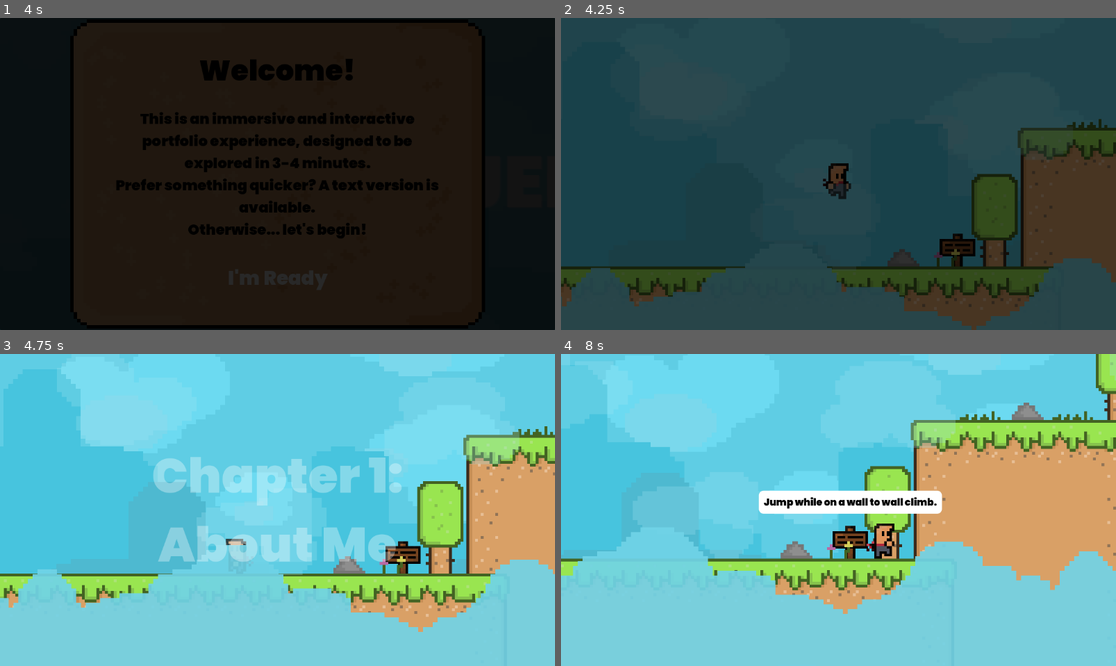
Above: before the commit, frames 1-4 (two rows, left to right).
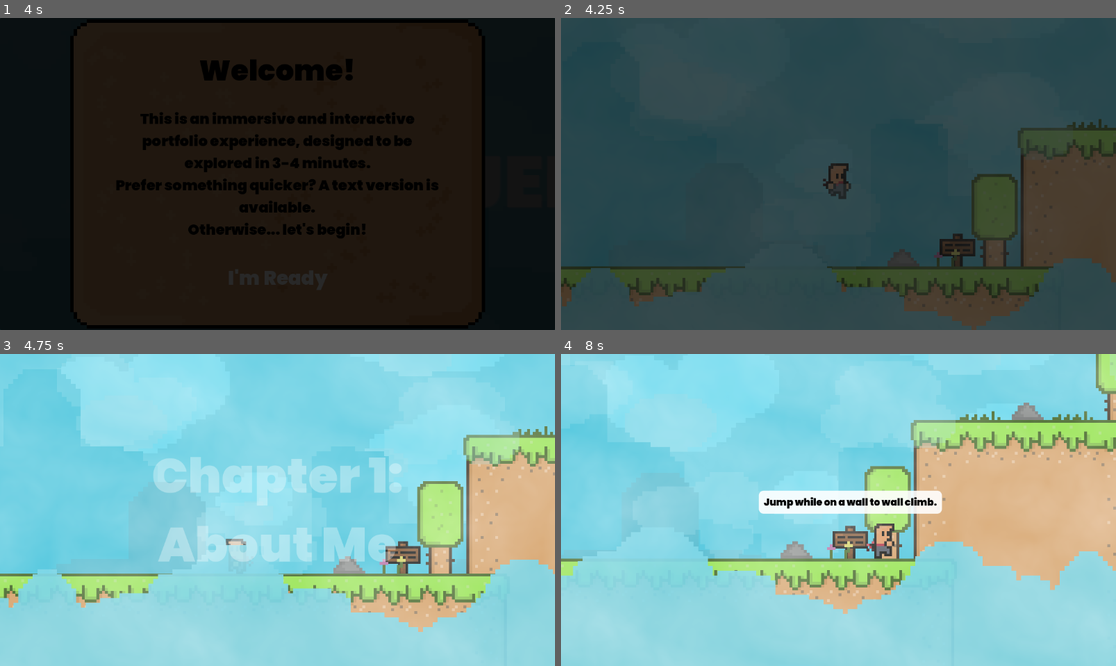
Above: after the commit, the same moments.

Repository: LimWeiJen/portfolio-2
Game: Godot game, scene res://main menu/main menu.tscn
Same seed, same stepped clock (60 frames per second), same inputs: the game is played once before the commit and once after it.
Inputs (mouse positions are in pixels of both pictures, inside the frame that each line leads up to):
- Up to frame 1 (4 s): move the mouse to (399, 158) at 0.52 s; hold D (right) 0.53-2 s; tap E (interact) at 0.6, 1.55 s; tap W (up) at 0.77, 1.52 s; move the mouse to (166, 189) at 1.27 s; tap Shift (dash) at 1.35 s; click "BEGIN" at 2 s; click "BEGIN" at 2.75 s; click "I'm Ready" at 3.5 s
- Up to frame 2 (4.25 s): no input
- Up to frame 3 (4.75 s): move the mouse to (333, 441) at 4.27 s; hold A (left) from 4.28 s (still down); tap E (interact) at 4.35 s
- Up to frame 4 (8 s): move the mouse to (810, 572) at 5.02 s; release A (left) at 5.03 s; hold D (right) 5.03-6.53 s; tap E (interact) at 5.1, 6.05, 6.6, 7.35 s; tap W (up) at 5.27, 6.02, 6.77 s; move the mouse to (1005, 556) at 5.77 s; tap Shift (dash) at 5.85 s; move the mouse to (672, 463) at 6.52 s; hold A (left) 6.53-7.28 s; move the mouse to (866, 510) at 7.27 s; hold D (right) from 7.28 s (still down)

Frame 1 is identical in both runs. In frame 2, 0.2% of the frame differs, in the area x 68-84%, y 57-76%; in frame 3, 79%; in frame 4, 81%, in the area x 0-100%, y 0-100%.

Commit message:
style: Add fog layer

Diff:
--- a/NPC/npc.tscn
+++ b/NPC/npc.tscn
@@ -12,25 +12,25 @@
 content_margin_top = 10.0
 content_margin_right = 10.0
 content_margin_bottom = 10.0
-bg_color = Color(1, 1, 1, 1)
+bg_color = Color(1, 1, 1, 0.8901961)
 corner_radius_top_left = 10
 corner_radius_top_right = 10
 corner_radius_bottom_right = 10
 corner_radius_bottom_left = 10
 
-[node name="npc" type="Area2D" node_paths=PackedStringArray("multiple_labels")]
+[node name="npc" type="Area2D" unique_id=2048753103 node_paths=PackedStringArray("multiple_labels")]
 script = ExtResource("1_3etx6")
 dialogue = Array[String](["p: Hello World", "This is a test dialogue", "p: Looking good so far", "p: what do you have for me?"])
 multiple_labels = [NodePath("Label")]
 talking_audio = Array[AudioStream]([ExtResource("2_3etx6")])
 
-[node name="CollisionShape2D" type="CollisionShape2D" parent="."]
+[node name="CollisionShape2D" type="CollisionShape2D" parent="." unique_id=370298396]
 shape = SubResource("RectangleShape2D_056qb")
 
-[node name="Sprite2D" type="AnimatedSprite2D" parent="."]
+[node name="Sprite2D" type="AnimatedSprite2D" parent="." unique_id=1061865446]
 scale = Vector2(5.25, 5.25)
 
-[node name="Label" type="Label" parent="."]
+[node name="Label" type="Label" parent="." unique_id=1503334329]
 z_index = 1
 anchors_preset = 8
 anchor_left = 0.5
@@ -50,7 +50,7 @@
 theme_override_styles/normal = SubResource("StyleBoxFlat_056qb")
 horizontal_alignment = 1
 
-[node name="AudioStreamPlayer2D" type="AudioStreamPlayer2D" parent="."]
+[node name="AudioStreamPlayer2D" type="AudioStreamPlayer2D" parent="." unique_id=1555798245]
 
 [connection signal="body_entered" from="." to="." method="_on_body_entered"]
 [connection signal="body_exited" from="." to="." method="_on_body_exited"]
--- a/chapters/chapter 1/chapter_1.tscn
+++ b/chapters/chapter 1/chapter_1.tscn
@@ -114,7 +114,7 @@
 content_margin_top = 10.0
 content_margin_right = 10.0
 content_margin_bottom = 10.0
-bg_color = Color(1, 1, 1, 1)
+bg_color = Color(1, 1, 1, 0.8901961)
 corner_radius_top_left = 10
 corner_radius_top_right = 10
 corner_radius_bottom_right = 10
@@ -155,6 +155,24 @@
 "name": &"default",
 "speed": 5.0
 }]
+
+[sub_resource type="Gradient" id="Gradient_jojiu"]
+offsets = PackedFloat32Array(0, 0.9995421)
+colors = PackedColorArray(0.80784315, 0.9098039, 0.8745098, 0, 1, 1, 1, 0.6627451)
+
+[sub_resource type="FastNoiseLite" id="FastNoiseLite_jojiu"]
+frequency = 0.0009
+fractal_type = 3
+fractal_lacunarity = 1.97
+fractal_gain = 0.525
+fractal_ping_pong_strength = 1.93
+
+[sub_resource type="NoiseTexture2D" id="NoiseTexture2D_jojiu"]
+noise = SubResource("FastNoiseLite_jojiu")
+color_ramp = SubResource("Gradient_jojiu")
+seamless = true
+normalize = false
+seamless_blend_skirt = 0.615
 
 [sub_resource type="RectangleShape2D" id="RectangleShape2D_jddgd"]
 size = Vector2(134, 171)
@@ -222,59 +240,59 @@
 &"new_animation": SubResource("Animation_jddgd")
 }
 
-[node name="chapter 1" type="Node2D"]
-
-[node name="Parallax2D" type="Parallax2D" parent="."]
+[node name="chapter 1" type="Node2D" unique_id=1121249099]
+
+[node name="Parallax2D" type="Parallax2D" parent="." unique_id=2057430324]
 repeat_size = Vector2(1280, 960)
 repeat_times = 10
 
-[node name="Sprite2D" type="Sprite2D" parent="Parallax2D"]
+[node name="Sprite2D" type="Sprite2D" parent="Parallax2D" unique_id=1965673298]
 position = Vector2(586.3334, 338.00003)
 scale = Vector2(10, 10)
 texture = ExtResource("3_je4n3")
 
-[node name="Parallax2D4" type="Parallax2D" parent="."]
+[node name="Parallax2D4" type="Parallax2D" parent="." unique_id=2101875749]
 scroll_scale = Vector2(0.1, 0.1)
 repeat_size = Vector2(1280, 0)
 repeat_times = 10
 
-[node name="Sprite2D" type="Sprite2D" parent="Parallax2D4"]
+[node name="Sprite2D" type="Sprite2D" parent="Parallax2D4" unique_id=412798572]
 position = Vector2(586.3334, 338.00003)
 scale = Vector2(10, 10)
 texture = ExtResource("3_stnnl")
 
-[node name="Parallax2D3" type="Parallax2D" parent="."]
+[node name="Parallax2D3" type="Parallax2D" parent="." unique_id=1479013458]
 scroll_scale = Vector2(0.3, 0.3)
 repeat_size = Vector2(1280, 0)
 repeat_times = 10
 
-[node name="Sprite2D" type="Sprite2D" parent="Parallax2D3"]
+[node name="Sprite2D" type="Sprite2D" parent="Parallax2D3" unique_id=396645849]
 position = Vector2(586.3334, 338.00003)
 scale = Vector2(10, 10)
 texture = ExtResource("3_id86x")
 
-[node name="Parallax2D2" type="Parallax2D" parent="."]
+[node name="Parallax2D2" type="Parallax2D" parent="." unique_id=76120657]
 scroll_scale = Vector2(0.6, 0.6)
 repeat_size = Vector2(1280, 0)
 repeat_times = 10
 
-[node name="Sprite2D" type="Sprite2D" parent="Parallax2D2"]
+[node name="Sprite2D" type="Sprite2D" parent="Parallax2D2" unique_id=608058352]
 position = Vector2(586.3334, 338.00003)
 scale = Vector2(10, 10)
 texture = ExtResource("2_r1lq4")
 
-[node name="npc2" parent="." instance=ExtResource("10_pdrt4")]
+[node name="npc2" parent="." unique_id=1505267436 instance=ExtResource("10_pdrt4")]
 position = Vector2(835, 540)
 dialogue = Array[String](["Jump while on a wall to wall climb."])
 
-[node name="CollisionShape2D" parent="npc2" index="0"]
+[node name="CollisionShape2D" parent="npc2" index="0" unique_id=370298396]
 position = Vector2(-19.75, 0)
 
-[node name="Sprite2D" parent="npc2" index="1"]
+[node name="Sprite2D" parent="npc2" index="1" unique_id=1061865446]
 position = Vector2(0, 5)
 sprite_frames = SubResource("SpriteFrames_ej2fq")
 
-[node name="Label" parent="npc2" index="2"]
+[node name="Label" parent="npc2" index="2" unique_id=1503334329]
 anchors_preset = 5
 anchor_top = 0.0
 anchor_bottom = 0.0
@@ -282,19 +300,19 @@
 offset_bottom = -57.0
 grow_vertical = 1
 
-[node name="npc3" parent="." instance=ExtResource("10_pdrt4")]
+[node name="npc3" parent="." unique_id=915271980 instance=ExtResource("10_pdrt4")]
 position = Vector2(2441, 349)
 dialogue = Array[String](["Jump twice to perform a double jump."])
 
-[node name="CollisionShape2D" parent="npc3" index="0"]
+[node name="CollisionShape2D" parent="npc3" index="0" unique_id=370298396]
 position = Vector2(-0.5, 0)
 shape = SubResource("RectangleShape2D_dy8eh")
 
-[node name="Sprite2D" parent="npc3" index="1"]
+[node name="Sprite2D" parent="npc3" index="1" unique_id=1061865446]
 position = Vector2(0, 5)
 sprite_frames = SubResource("SpriteFrames_ej2fq")
 
-[node name="Label" parent="npc3" index="2"]
+[node name="Label" parent="npc3" index="2" unique_id=1503334329]
 anchors_preset = 5
 anchor_top = 0.0
 anchor_bottom = 0.0
@@ -302,18 +320,18 @@
 offset_bottom = -57.0
 grow_vertical = 1
 
-[node name="npc4" parent="." instance=ExtResource("10_pdrt4")]
+[node name="npc4" parent="." unique_id=585937980 instance=ExtResource("10_pdrt4")]
 position = Vector2(3219, 156)
 dialogue = Array[String](["Hold shift to dash."])
 
-[node name="CollisionShape2D" parent="npc4" index="0"]
+[node name="CollisionShape2D" parent="npc4" index="0" unique_id=370298396]
 position = Vector2(-19.75, 0)
 
-[node name="Sprite2D" parent="npc4" index="1"]
+[node name="Sprite2D" parent="npc4" index="1" unique_id=1061865446]
 position = Vector2(0, 5)
 sprite_frames = SubResource("SpriteFrames_ej2fq")
 
-[node name="Label" parent="npc4" index="2"]
+[node name="Label" parent="npc4" index="2" unique_id=1503334329]
 anchors_preset = 5
 anchor_top = 0.0
 anchor_bottom = 0.0
@@ -321,43 +339,43 @@
 offset_bottom = -57.0
 grow_vertical = 1
 
-[node name="Factory" type="Sprite2D" parent="."]
+[node name="Factory" type="Sprite2D" parent="." unique_id=1298304105]
 position = Vector2(9643.75, -348.2502)
 scale = Vector2(7.390627, 7.390627)
 texture = ExtResource("15_unyb1")
 
-[node name="TileMapLayer3" type="TileMapLayer" parent="."]
+[node name="TileMapLayer3" type="TileMapLayer" parent="." unique_id=446865096]
 scale = Vector2(6, 6)
 tile_map_data = PackedByteArray("AAAKAAMAAAAAAAEAAAAKAAQAAAAAAAIAAAALAAMAAAABAAEAAAALAAQAAAABAAIAAAAKAAUAAAAAAAIAAAAKAA …(1248 unchanged characters)…
 tile_set = SubResource("TileSet_je4n3")
 
-[node name="TileMapLayer" type="TileMapLayer" parent="."]
+[node name="TileMapLayer" type="TileMapLayer" parent="." unique_id=587125635]
 scale = Vector2(6, 6)
 tile_map_data = PackedByteArray("AAAEAAYAAAABAAEAAAAFAAYAAAABAAEAAAAGAAYAAAABAAEAAAAHAAYAAAABAAEAAAAIAAYAAAABAAEAAAAJAA …(23264 unchanged characters)…
 tile_set = SubResource("TileSet_je4n3")
 
-[node name="player" parent="." instance=ExtResource("2_nn7wm")]
+[node name="player" parent="." unique_id=19597381 instance=ExtResource("2_nn7wm")]
 position = Vector2(588, 384)
 
-[node name="npc" parent="." node_paths=PackedStringArray("multiple_labels") instance=ExtResource("10_pdrt4")]
+[node name="npc" parent="." unique_id=1636396344 node_paths=PackedStringArray("multiple_labels") instance=ExtResource("10_pdrt4")]
 position = Vector2(5122, 342)
 dialogue = Array[String](["0:And that is why I always brew my coffee before brushing my teeth!", "0:Oh! Hello there str …(1097 unchanged characters)…
 multiple_labels = [NodePath("Label"), NodePath("Label2")]
 
-[node name="CollisionShape2D" parent="npc" index="0"]
+[node name="CollisionShape2D" parent="npc" index="0" unique_id=370298396]
 position = Vector2(125.5, 0)
 
-[node name="Sprite2D" parent="npc" index="1"]
+[node name="Sprite2D" parent="npc" index="1" unique_id=1061865446]
 sprite_frames = SubResource("SpriteFrames_jddgd")
 autoplay = "default"
 
-[node name="Label" parent="npc" index="2"]
+[node name="Label" parent="npc" index="2" unique_id=1503334329]
 offset_left = -12.0
 offset_top = -129.0
 offset_right = 11.0
 offset_bottom = -81.0
 
-[node name="Label2" type="Label" parent="npc"]
+[node name="Label2" type="Label" parent="npc" unique_id=311780305]
 z_index = 1
 anchors_preset = 8
 anchor_left = 0.5
@@ -377,45 +395,55 @@
 theme_override_styles/normal = SubResource("StyleBoxFlat_056qb")
 horizontal_alignment = 1
 
-[node name="AnimatedSprite2D" type="AnimatedSprite2D" parent="npc"]
+[node name="AnimatedSprite2D" type="AnimatedSprite2D" parent="npc" unique_id=1565854009]
 position = Vector2(249, 0)
 scale = Vector2(5.25, 5.25)
 sprite_frames = SubResource("SpriteFrames_q007j")
 autoplay = "default"
 
-[node name="TileMapLayer2" type="TileMapLayer" parent="."]
+[node name="TileMapLayer2" type="TileMapLayer" parent="." unique_id=2319277]
 scale = Vector2(6, 6)
 tile_map_data = PackedByteArray("AAAIAAUAAAAEAAEAAAARAAMAAAACAAEAAAAUAAMAAAACAAEAAAAXAAMAAAACAAEAAAAYAAMAAAADAAEAAAAnAA …(432 unchanged characters)…
 tile_set = SubResource("TileSet_je4n3")
 
-[node name="Parallax2D6" type="Parallax2D" parent="."]
+[node name="Parallax2D6" type="Parallax2D" parent="." unique_id=1763382003]
 modulate = Color(1, 1, 1, 0.27058825)
 scroll_scale = Vector2(1.1, 1.1)
 repeat_size = Vector2(1280, 960)
 repeat_times = 10
 
-[node name="Sprite2D" type="Sprite2D" parent="Parallax2D6"]
+[node name="Sprite2D" type="Sprite2D" parent="Parallax2D6" unique_id=595073875]
 position = Vector2(586.3334, 271)
 scale = Vector2(10, 10)
 texture = ExtResource("9_wkftq")
 
-[node name="Parallax2D5" type="Parallax2D" parent="."]
+[node name="Parallax2D5" type="Parallax2D" parent="." unique_id=247184006]
 modulate = Color(1, 1, 1, 0.91764706)
 scroll_scale = Vector2(1.2, 1.2)
 repeat_size = Vector2(1280, 0)
 repeat_times = 10
 
-[node name="Sprite2D" type="Sprite2D" parent="Parallax2D5"]
+[node name="Sprite2D" type="Sprite2D" parent="Parallax2D5" unique_id=1681415164]
 position = Vector2(586.3334, 271)
 scale = Vector2(10, 10)
 texture = ExtResource("6_2fp7s")
 
-[node name="Sprite2D2" type="Sprite2D" parent="Parallax2D5"]
+[node name="Sprite2D2" type="Sprite2D" parent="Parallax2D5" unique_id=938862903]
 position = Vector2(586.3334, 1231)
 scale = Vector2(10, 10)
 texture = ExtResource("7_qmn82")
 
-[node name="next level teleporter" parent="." instance=ExtResource("16_jddgd")]
+[node name="Fog Parallax" type="Parallax2D" parent="." unique_id=1263258507]
+scroll_scale = Vector2(1.2, 1.2)
+repeat_size = Vector2(512, 512)
+autoscroll = Vector2(-10, 0)
+repeat_times = 50
+
+[node name="Sprite2D2" type="Sprite2D" parent="Fog Parallax" unique_id=718586683]
+modulate = Color(1, 1, 1, 0.61960787)
+texture = SubResource("NoiseTexture2D_jojiu")
+
+[node name="next level teleporter" parent="." unique_id=124597164 instance=ExtResource("16_jddgd")]
 position = Vector2(9404, -50)
 next_level_scene = ExtResource("17_t7dqo")
 
@@ -423,21 +451,21 @@
 position = Vector2(-4, -36.5)
 shape = SubResource("RectangleShape2D_jddgd")
 
-[node name="wall" type="StaticBody2D" parent="."]
-
-[node name="CollisionShape2D" type="CollisionShape2D" parent="wall"]
+[node name="wall" type="StaticBody2D" parent="." unique_id=1801584672]
+
+[node name="CollisionShape2D" type="CollisionShape2D" parent="wall" unique_id=1409145523]
 position = Vector2(86, 393)
 rotation = 1.5707964
 shape = SubResource("WorldBoundaryShape2D_jddgd")
 
-[node name="CollisionShape2D2" type="CollisionShape2D" parent="wall"]
+[node name="CollisionShape2D2" type="CollisionShape2D" parent="wall" unique_id=1924454621]
 position = Vector2(9930, -132)
 rotation = -1.5707964
 shape = SubResource("WorldBoundaryShape2D_jddgd")
 
-[node name="CanvasLayer" type="CanvasLayer" parent="."]
-
-[node name="ColorRect" type="ColorRect" parent="CanvasLayer"]
+[node name="CanvasLayer" type="CanvasLayer" parent="." unique_id=1188133588]
+
+[node name="ColorRect" type="ColorRect" parent="CanvasLayer" unique_id=428161659]
 anchors_preset = 15
 anchor_right = 1.0
 anchor_bottom = 1.0
@@ -445,13 +473,11 @@
 grow_vertical = 2
 color = Color(0, 0, 0, 1)
 
-[node name="AnimationPlayer" type="AnimationPlayer" parent="CanvasLayer"]
-libraries = {
-&"": SubResource("AnimationLibrary_t7dqo")
-}
-autoplay = "new_animation"
-
-[node name="Label" type="Label" parent="CanvasLayer"]
+[node name="AnimationPlayer" type="AnimationPlayer" parent="CanvasLayer" unique_id=477668231]
+libraries/ = SubResource("AnimationLibrary_t7dqo")
+autoplay = &"new_animation"
+
+[node name="Label" type="Label" parent="CanvasLayer" unique_id=1095506044]
 modulate = Color(1, 1, 1, 0)
 anchors_preset = 8
 anchor_left = 0.5
@@ -470,7 +496,7 @@
 About Me"
 horizontal_alignment = 1
 
-[node name="AudioStreamPlayer" type="AudioStreamPlayer" parent="."]
+[node name="AudioStreamPlayer" type="AudioStreamPlayer" parent="." unique_id=803522214]
 stream = ExtResource("18_jojiu")
 autoplay = true
 
--- a/chapters/chapter 2/chapter_2.tscn
+++ b/chapters/chapter 2/chapter_2.tscn
@@ -488,7 +488,18 @@
 content_margin_top = 10.0
 content_margin_right = 10.0
 content_margin_bottom = 10.0
-bg_color = Color(1, 1, 1, 1)
+bg_color = Color(1, 1, 1, 0.8901961)
+corner_radius_top_left = 10
+corner_radius_top_right = 10
+corner_radius_bottom_right = 10
+corner_radius_bottom_left = 10
+
+[sub_resource type="StyleBoxFlat" id="StyleBoxFlat_5rv1d"]
+content_margin_left = 10.0
+content_margin_top = 10.0
+content_margin_right = 10.0
+content_margin_bottom = 10.0
+bg_color = Color(1, 1, 1, 0.8901961)
 corner_radius_top_left = 10
 corner_radius_top_right = 10
 corner_radius_bottom_right = 10
@@ -624,11 +635,11 @@
 position = Vector2(1125, -426)
 dialogue = Array[String](["anim:awake", "anim:idle", "0:Who are you? Why are you disturbing my peaceful sleep?", "p:Sor …(344 unchanged characters)…
 
-[node name="CollisionShape2D" parent="npc" index="0"]
+[node name="CollisionShape2D" parent="npc" index="0" unique_id=370298396]
 position = Vector2(-89, 10)
 shape = SubResource("RectangleShape2D_uynys")
 
-[node name="Sprite2D" parent="npc" index="1"]
+[node name="Sprite2D" parent="npc" index="1" unique_id=1061865446]
 sprite_frames = SubResource("SpriteFrames_gaqhi")
 animation = &"idle"
 autoplay = "default"
@@ -637,11 +648,11 @@
 position = Vector2(50, -234)
 dialogue = Array[String](["0:Hey, I noticed you’ve been staring at this function for twenty minutes.", "0:Take a rest buddy, let me handle it. I can defy gravity for you."])
 
-[node name="CollisionShape2D" parent="npc2" index="0"]
+[node name="CollisionShape2D" parent="npc2" index="0" unique_id=370298396]
 position = Vector2(0.5625, 10)
 shape = SubResource("RectangleShape2D_gxtk0")
 
-[node name="Sprite2D" parent="npc2" index="1"]
+[node name="Sprite2D" parent="npc2" index="1" unique_id=1061865446]
 sprite_frames = SubResource("SpriteFrames_20k58")
 autoplay = "default"
 
@@ -649,11 +660,11 @@
 position = Vector2(-345, -234)
 dialogue = Array[String](["0:updating... please do not close your computer..."])
 
-[node name="CollisionShape2D" parent="npc7" index="0"]
+[node name="CollisionShape2D" parent="npc7" index="0" unique_id=370298396]
 position = Vector2(0.5625, 10)
 shape = SubResource("RectangleShape2D_gxtk0")
 
-[node name="Sprite2D" parent="npc7" index="1"]
+[node name="Sprite2D" parent="npc7" index="1" unique_id=1061865446]
 sprite_frames = SubResource("SpriteFrames_ksx6q")
 autoplay = "default"
 frame_progress = 0.24647188
@@ -662,11 +673,11 @@
 position = Vector2(528, -425)
 dialogue = Array[String](["0:What version am I at again?"])
 
-[node name="CollisionShape2D" parent="npc3" index="0"]
+[node name="CollisionShape2D" parent="npc3" index="0" unique_id=370298396]
 position = Vector2(44, 3)
 shape = SubResource("RectangleShape2D_cun2x")
 
-[node name="Sprite2D" parent="npc3" index="1"]
+[node name="Sprite2D" parent="npc3" index="1" unique_id=1061865446]
 sprite_frames = SubResource("SpriteFrames_jkbbk")
 autoplay = "default"
 
@@ -674,11 +685,11 @@
 position = Vector2(1955, -617)
 dialogue = Array[String](["0:Why am I in a 2D space?"])
 
-[node name="CollisionShape2D" parent="npc4" index="0"]
+[node name="CollisionShape2D" parent="npc4" index="0" unique_id=370298396]
 position = Vector2(44, 3)
 shape = SubResource("RectangleShape2D_cun2x")
 
-[node name="Sprite2D" parent="npc4" index="1"]
+[node name="Sprite2D" parent="npc4" index="1" unique_id=1061865446]
 sprite_frames = SubResource("SpriteFrames_cun2x")
 autoplay = "default"
 
@@ -686,11 +697,11 @@
 position = Vector2(1168, 439)
 dialogue = Array[String](["anim:default", "0:work work work work work work work work work work"])
 
-[node name="CollisionShape2D" parent="npc5" index="0"]
+[node name="CollisionShape2D" parent="npc5" index="0" unique_id=370298396]
 position = Vector2(-1.3046875, 3)
 shape = SubResource("RectangleShape2D_27lui")
 
-[node name="Sprite2D" parent="npc5" index="1"]
+[node name="Sprite2D" parent="npc5" index="1" unique_id=1061865446]
 sprite_frames = SubResource("SpriteFrames_o43xw")
 animation = &"new_animation"
 autoplay = "new_animation"
@@ -700,11 +711,11 @@
 dialogue = Array[String](["0:I'm better!", "1:No, I'm better!", "2:Kids these days..."])
 multiple_labels = [NodePath("Label"), NodePath("Label2"), NodePath("Label3")]
 
-[node name="CollisionShape2D" parent="npc6" index="0"]
+[node name="CollisionShape2D" parent="npc6" index="0" unique_id=370298396]
 position = Vector2(152.65234, 3)
 shape = SubResource("RectangleShape2D_t4wku")
 
-[node name="Sprite2D" parent="npc6" index="1"]
+[node name="Sprite2D" parent="npc6" index="1" unique_id=1061865446]
 position = Vector2(129, -1)
 sprite_frames = SubResource("SpriteFrames_27lui")
 autoplay = "default"
@@ -757,7 +768,7 @@
 theme_override_colors/font_color = Color(0, 0, 0, 1)
 theme_override_fonts/font = ExtResource("16_rflqm")
 theme_override_font_sizes/font_size = 20
-theme_override_styles/normal = SubResource("StyleBoxFlat_056qb")
+theme_override_styles/normal = SubResource("StyleBoxFlat_5rv1d")
 horizontal_alignment = 1
 
 [node name="TileMapLayer" type="TileMapLayer" parent="." unique_id=545363569]
--- a/chapters/chapter 3/chapter_3.tscn
+++ b/chapters/chapter 3/chapter_3.tscn
@@ -83,6 +83,24 @@
 physics_layer_0/collision_layer = 1
 sources/0 = SubResource("TileSetAtlasSource_5uag5")
 
+[sub_resource type="Gradient" id="Gradient_jojiu"]
+offsets = PackedFloat32Array(0, 0.9995421)
+colors = PackedColorArray(0.80784315, 0.9098039, 0.8745098, 0, 1, 1, 1, 0.6627451)
+
+[sub_resource type="FastNoiseLite" id="FastNoiseLite_jojiu"]
+frequency = 0.0009
+fractal_type = 3
+fractal_lacunarity = 1.97
+fractal_gain = 0.525
+fractal_ping_pong_strength = 1.93
+
+[sub_resource type="NoiseTexture2D" id="NoiseTexture2D_uhx82"]
+noise = SubResource("FastNoiseLite_jojiu")
+color_ramp = SubResource("Gradient_jojiu")
+seamless = true
+normalize = false
+seamless_blend_skirt = 0.615
+
 [sub_resource type="WorldBoundaryShape2D" id="WorldBoundaryShape2D_75p25"]
 
 [sub_resource type="RectangleShape2D" id="RectangleShape2D_5uag5"]
@@ -1508,6 +1526,17 @@
 scale = Vector2(10, 10)
 texture = ExtResource("7_75p25")
 
+[node name="Fog Parallax" type="Parallax2D" parent="." unique_id=1301615640]
+z_index = 3
+scroll_scale = Vector2(1.2, 1.2)
+repeat_size = Vector2(512, 512)
+autoscroll = Vector2(-10, 0)
+repeat_times = 50
+
+[node name="Sprite2D2" type="Sprite2D" parent="Fog Parallax" unique_id=1898631275]
+modulate = Color(1, 1, 1, 0.61960787)
+texture = SubResource("NoiseTexture2D_uhx82")
+
 [node name="background graphics2" type="Node2D" parent="." unique_id=1000320370]
 
 [node name="Sprite2D" type="Sprite2D" parent="background graphics2" unique_id=1246408834]
--- a/player/player.tscn
+++ b/player/player.tscn
@@ -194,6 +194,17 @@
 corner_radius_bottom_right = 10
 corner_radius_bottom_left = 10
 
+[sub_resource type="StyleBoxFlat" id="StyleBoxFlat_kb6p2"]
+content_margin_left = 10.0
+content_margin_top = 10.0
+content_margin_right = 10.0
+content_margin_bottom = 10.0
+bg_color = Color(1, 1, 0.52156866, 0.89411765)
+corner_radius_top_left = 10
+corner_radius_top_right = 10
+corner_radius_bottom_right = 10
+corner_radius_bottom_left = 10
+
 [sub_resource type="Animation" id="Animation_hg6s5"]
 length = 0.001
 tracks/0/type = "value"
@@ -258,7 +269,7 @@
 [sub_resource type="Gradient" id="Gradient_yllr7"]
 colors = PackedColorArray(0, 0, 0, 0.14901961, 0, 0, 0, 0)
 
-[node name="player" type="CharacterBody2D"]
+[node name="player" type="CharacterBody2D" unique_id=1916888592]
 script = ExtResource("1_rkbax")
 acceleration = 5000.0
 friction = 2000.0
@@ -274,24 +285,25 @@
 dash = ExtResource("5_yllr7")
 fall = ExtResource("6_kb6p2")
 
-[node name="CollisionShape2D" type="CollisionShape2D" parent="."]
+[node name="CollisionShape2D" type="CollisionShape2D" parent="." unique_id=1971691846]
 shape = SubResource("RectangleShape2D_kqu6x")
 
-[node name="Sprite2D" type="AnimatedSprite2D" parent="."]
+[node name="Sprite2D" type="AnimatedSprite2D" parent="." unique_id=1938294878]
 scale = Vector2(5.25, 5.25)
 sprite_frames = SubResource("SpriteFrames_oul6g")
 animation = &"walk"
 autoplay = "idle"
 
-[node name="Camera2D" type="Camera2D" parent="."]
+[node name="Camera2D" type="Camera2D" parent="." unique_id=56404258]
 position_smoothing_enabled = true
 drag_horizontal_enabled = true
 drag_vertical_enabled = true
 drag_left_margin = 0.1
 drag_right_margin = 0.1
 
-[node name="interact label" type="Label" parent="."]
+[node name="interact label" type="Label" parent="." unique_id=82683721]
 modulate = Color(1, 1, 1, 0)
+self_modulate = Color(1, 1, 1, 0.8901961)
 z_index = 1
 anchors_preset = 8
 anchor_left = 0.5
@@ -312,7 +324,7 @@
 text = "E"
 horizontal_alignment = 1
 
-[node name="Label" type="Label" parent="."]
+[node name="Label" type="Label" parent="." unique_id=2049073466]
 visible = false
 z_index = 1
 anchors_preset = 8
@@ -330,18 +342,17 @@
 theme_override_colors/font_color = Color(0, 0, 0, 1)
 theme_override_fonts/font = ExtResource("8_rgyib")
 theme_override_font_sizes/font_size = 20
-theme_override_styles/normal = SubResource("StyleBoxFlat_rgyib")
+theme_override_styles/normal = SubResource("StyleBoxFlat_kb6p2")
+text = "Hello World"
 horizontal_alignment = 1
 
-[node name="AnimationPlayer" type="AnimationPlayer" parent="."]
-libraries = {
-&"": SubResource("AnimationLibrary_hg6s5")
-}
-
-[node name="AudioStreamPlayer2D" type="AudioStreamPlayer2D" parent="."]
+[node name="AnimationPlayer" type="AnimationPlayer" parent="." unique_id=1687941860]
+libraries/ = SubResource("AnimationLibrary_hg6s5")
+
+[node name="AudioStreamPlayer2D" type="AudioStreamPlayer2D" parent="." unique_id=2040626035]
 stream = ExtResource("9_hg6s5")
 
-[node name="CPUParticles2D" type="CPUParticles2D" parent="."]
+[node name="CPUParticles2D" type="CPUParticles2D" parent="." unique_id=1235110944]
 emitting = false
 amount = 20
 texture = ExtResource("13_yllr7")
Not shown: 1 places in NPC/npc.tscn that only renumber resources
Not shown: 1 places in chapters/chapter 1/chapter_1.tscn that only renumber resources
Not shown, changed: export_presets.cfg
Not shown: 1 places in player/player.tscn that only renumber resources
Not shown, changed: build/index.html
Not shown, changed: build/index.js
Not shown, changed: build/index.pck
Not shown, changed: build/index.wasm
